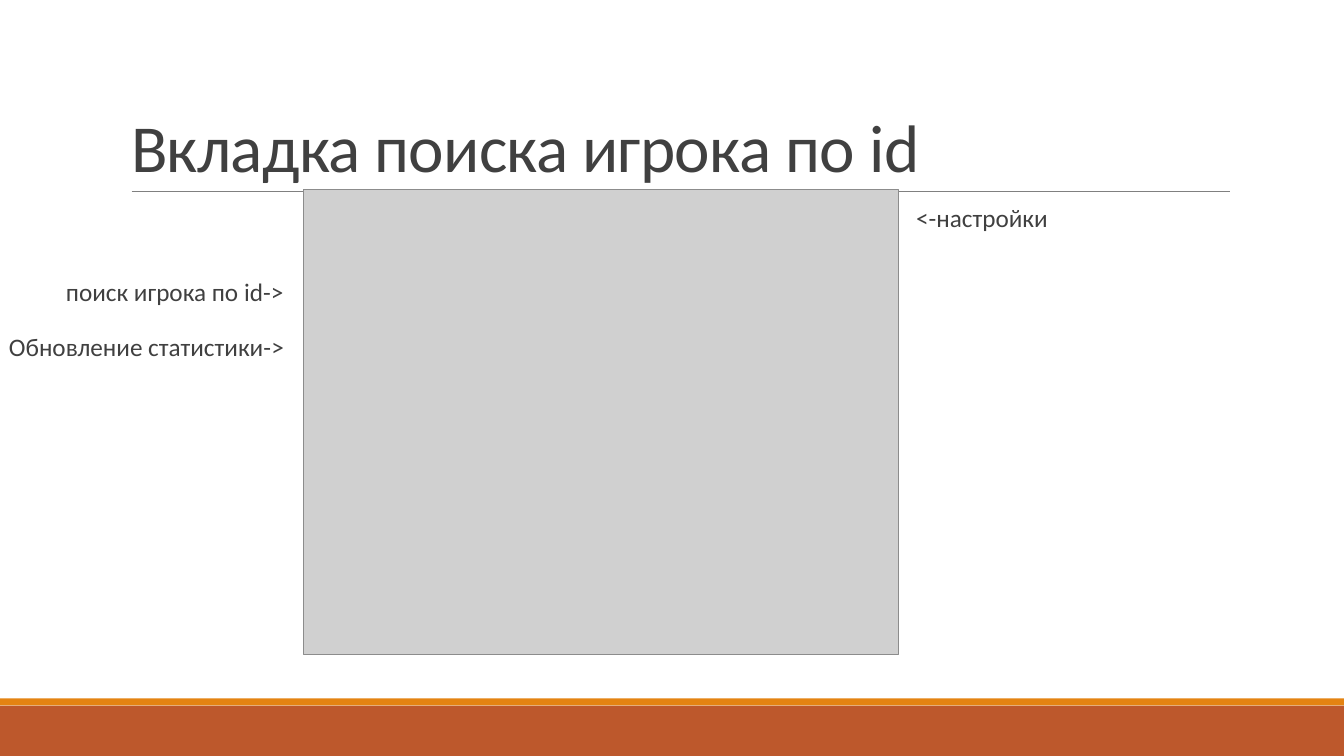
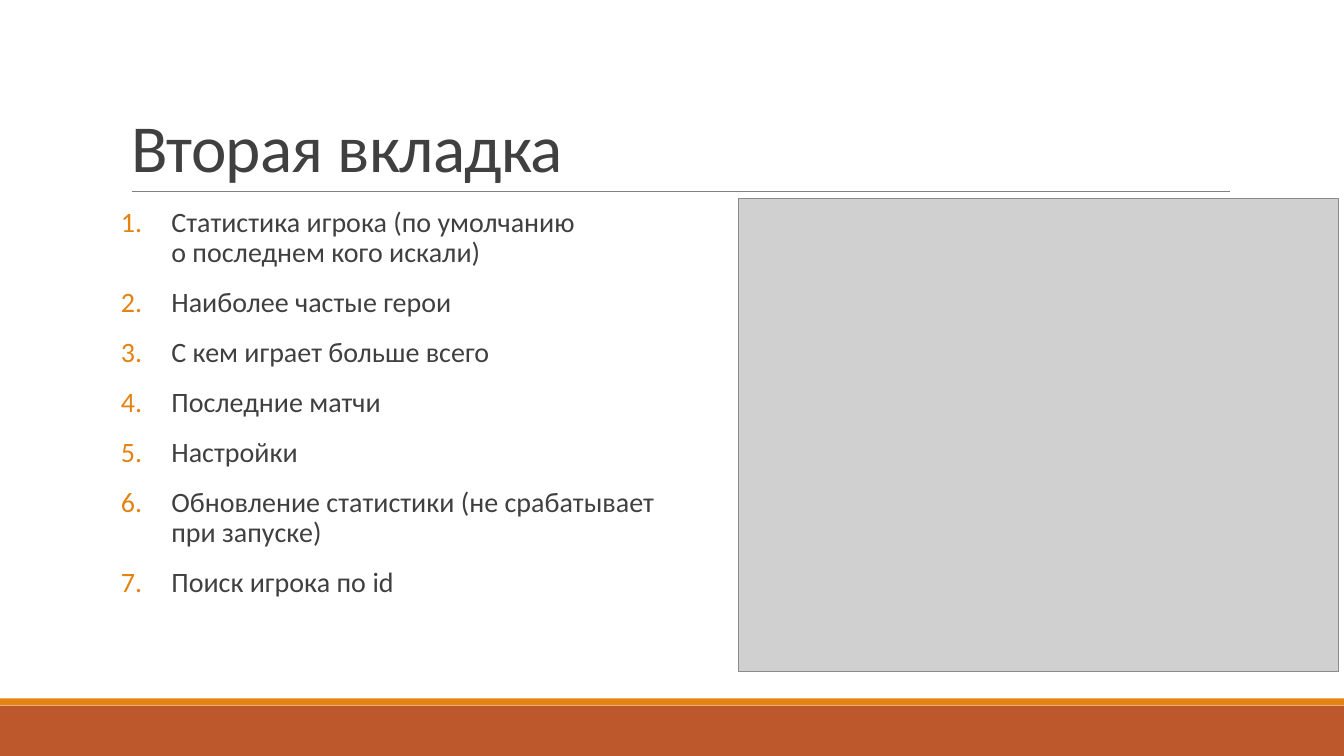
Before and after one commit to F1dachyo/dotaStats, a slide deck: slide 6 of Dota statistics.pptx (slide 5 before the commit). Drawn at 1344x756 pixels with LibreOffice and Linux fonts; fonts in the diff are those of the drawing; grey boxes stand for pictures. Boxes give left, top, right and bottom in pixels: in the first picture for what was removed or moved away, otherwise in the second. Text is boxed around its words. In the diff, an @@ line names an element or a change of style, - is before the commit and + after.

```diff
--- a/Dota statistics.pptx
+++ b/Dota statistics.pptx
@@ title at [131, 129, 563, 183]: text changed @@
-Вкладка поиска игрока по id
+Вторая вкладка
@@ picture removed at [303, 190, 898, 654] @@
@@ picture added at [739, 199, 1339, 673] @@
@@ text at [171, 212, 654, 597]: text changed; size 18 to 20 pt @@
-<-настройки
-поиск игрока по id->
-Обновление статистики->
+1. Статистика игрока (по умолчанию
+   о последнем кого искали)
+2. Наиболее частые герои
+3. С кем играет больше всего
+4. Последние матчи
+5. Настройки
+6. Обновление статистики (не срабатывает
+   при запуске)
+7. Поиск игрока по id
```
Also in this commit, not shown: 1 other slide changed, 2 slides added, 1 slide removed, 2 other files.
